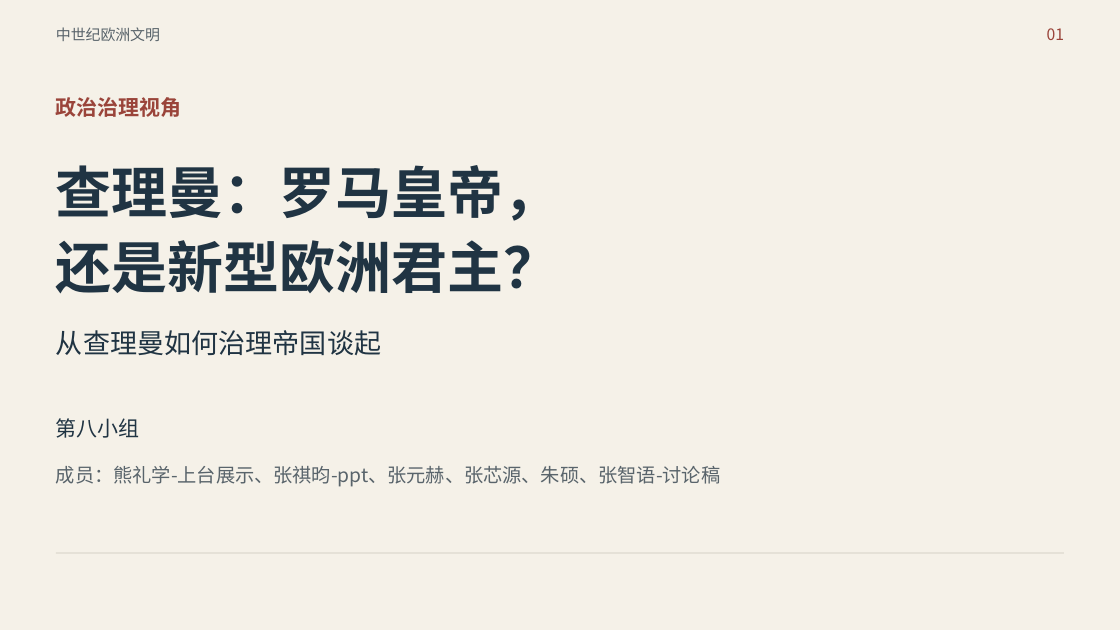
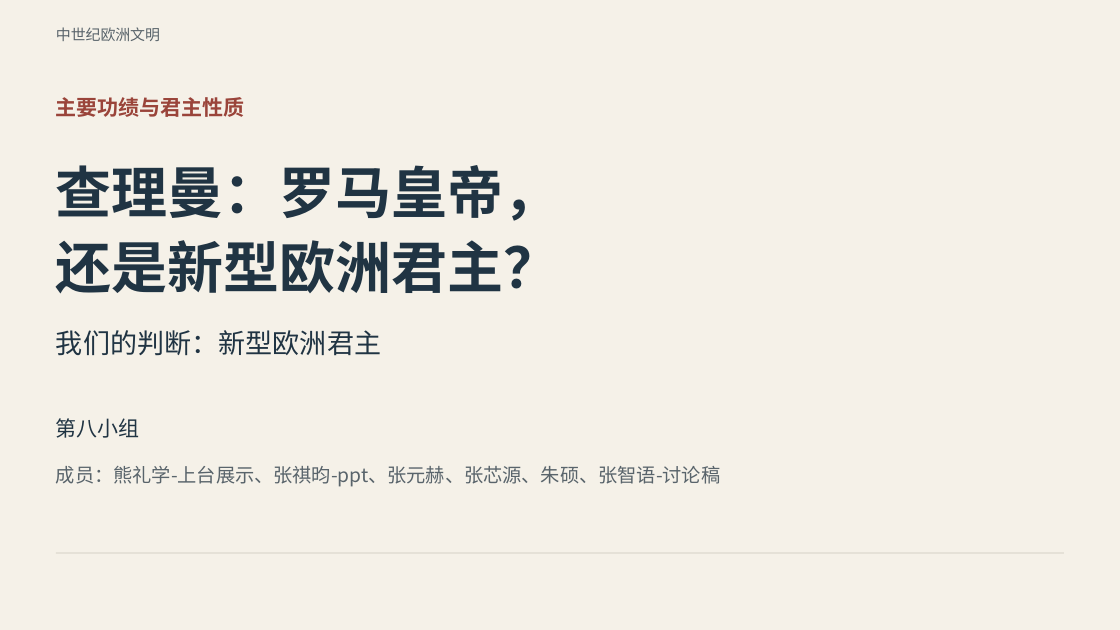
Before and after one commit to mimiqi/FDU-GECC10068-MedievalEuropeanCivilization, a slide deck: slide 1 of 讨论课/交付文件/查理曼_ppt.pptx. Drawn at 1120x630 pixels with LibreOffice and Linux fonts; fonts in the diff are those of the drawing. Boxes give left, top, right and bottom in pixels: in the first picture for what was removed or moved away, otherwise in the second. Text is boxed around its words. In the diff, an @@ line names an element or a change of style, - is before the commit and + after.

Commit message:
docs: 明确查理曼君主性质并补充与罗马皇帝的四维比较

```diff
--- a/讨论课/交付文件/查理曼_ppt.pptx
+++ b/讨论课/交付文件/查理曼_ppt.pptx
@@ text removed at <box>1047,28,1064,40</box> @@
-01
@@ text at <box>56,97,245,117</box>: text changed @@
-政治治理视角
+主要功绩与君主性质
@@ text at <box>56,330,381,356</box>: text changed @@
-从查理曼如何治理帝国谈起
+我们的判断：新型欧洲君主
```
Also in this commit, not shown: 7 other slides changed, 3 slides added, 3 slides removed, 1 other file.
